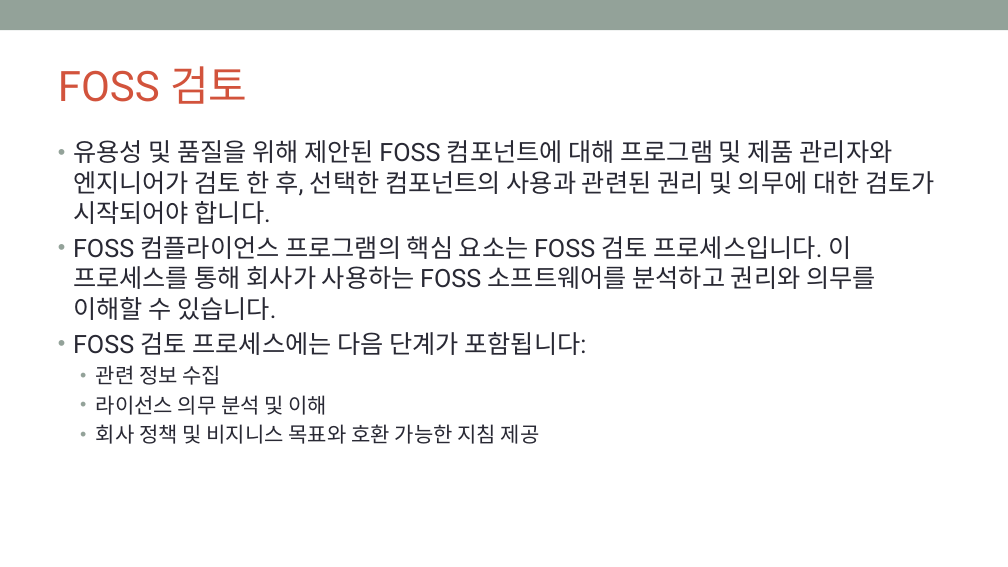
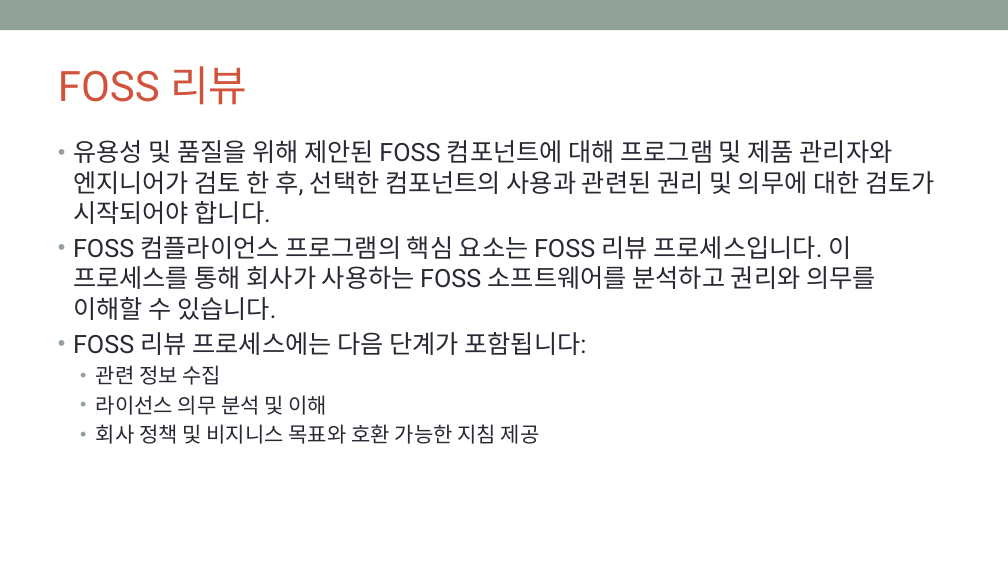
Before and after one commit to OpenChain-KWG/Curriculum-Translation-KR, a slide deck: slide 43 of target/slides/openchain-curriculum-for-1-1.pptx. Drawn at 1008x567 pixels with LibreOffice and Linux fonts; fonts in the diff are those of the drawing; background and template pictures are left out. Boxes give left, top, right and bottom in pixels: in the first picture for what was removed or moved away, otherwise in the second. Text is boxed around its words. In the diff, an @@ line names an element or a change of style, - is before the commit and + after.

```diff
--- a/target/slides/openchain-curriculum-for-1-1.pptx
+++ b/target/slides/openchain-curriculum-for-1-1.pptx
@@ title at [58,66,247,105]: text changed @@
-FOSS 검토
+FOSS 리뷰
@@ text at [73,236,876,355]: text changed @@
-• FOSS 컴플라이언스 프로그램의 핵심 요소는 FOSS 검토 프로세스입니다. 이 프로세스를 통해 회사가 사용하는 FOSS 소프트웨어를 분석하고 권리와 의무를 이해할 수 있습니다.
-• FOSS 검토 프로세스에는 다음 단계가 포함됩니다:
+• FOSS 컴플라이언스 프로그램의 핵심 요소는 FOSS 리뷰 프로세스입니다. 이 프로세스를 통해 회사가 사용하는 FOSS 소프트웨어를 분석하고 권리와 의무를 이해할 수 있습니다.
+• FOSS 리뷰 프로세스에는 다음 단계가 포함됩니다:
```
Also in this commit, not shown: 7 other slides changed, 3 slides added, 3 slides removed, 10 other files.
